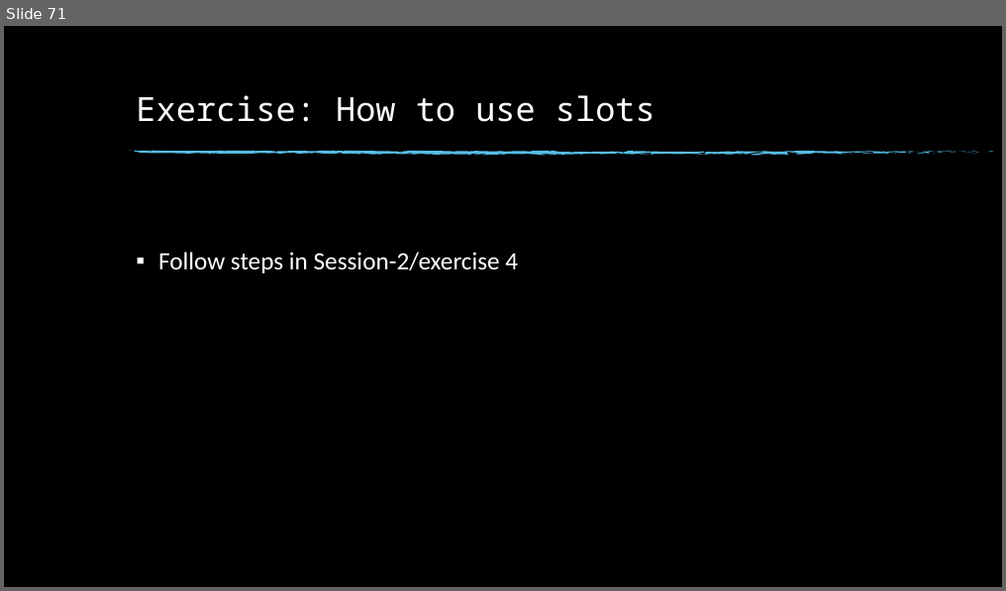
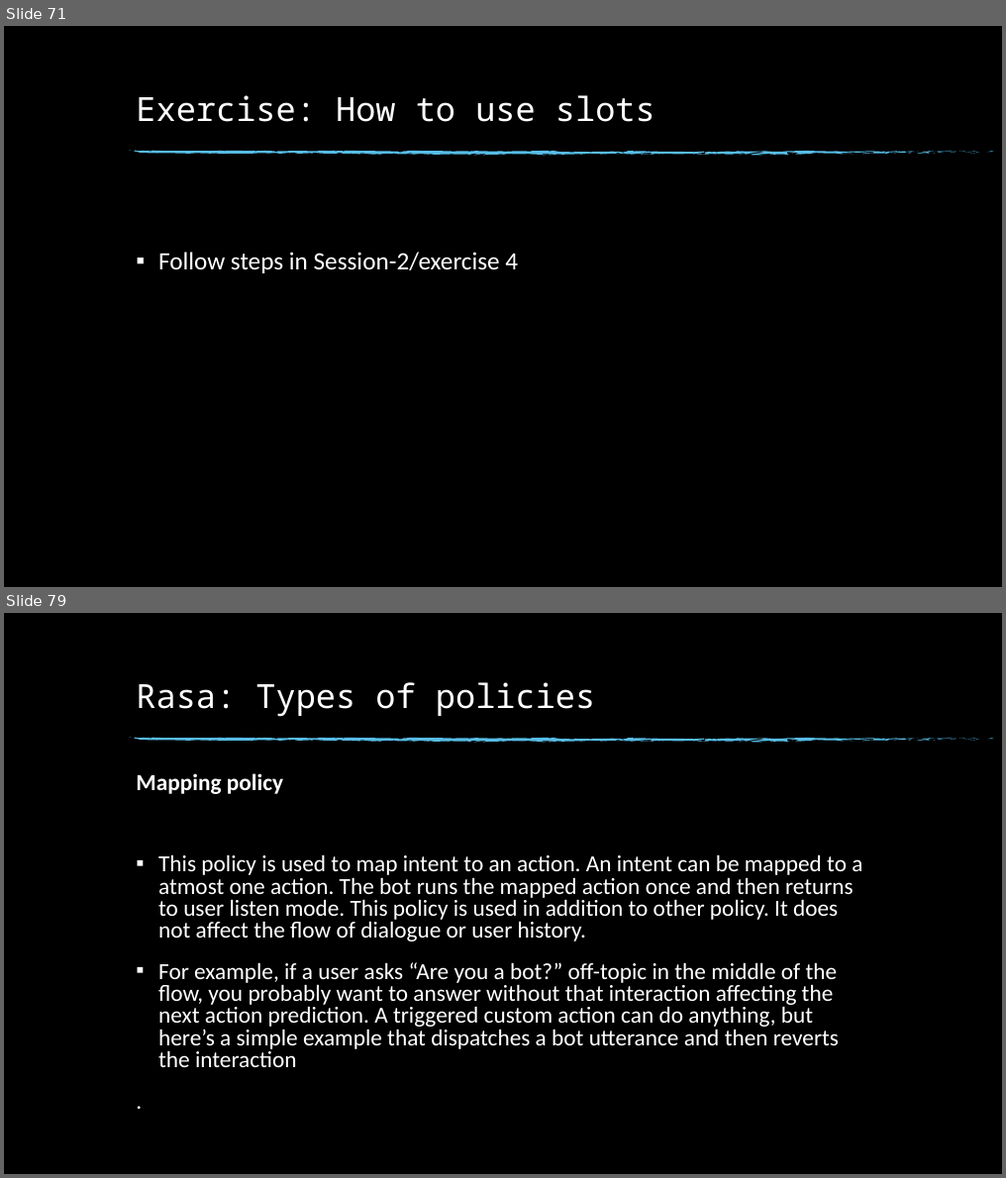
Before and after one commit to dinesh19aug/rasa-workshop, a slide deck: Natural Language Processing Workshop.pptx. Shown one above the other, each under a label of ours: slide 71 before the commit, slides 71 and 79 after it; the slides between them are not shown. The pictures are 1006x591 and 1006x1178 pixels, drawn with LibreOffice and Linux fonts; fonts in the diff are those of the drawing; background and template pictures are left out. Boxes give left, top, right and bottom in pixels: in the first picture for what was removed or moved away, otherwise in the second. Text is boxed around its words. In the diff, an @@ line names an element or a change of style, - is before the commit and + after.

```diff
--- a/Natural Language Processing Workshop.pptx
+++ b/Natural Language Processing Workshop.pptx
@@ slide 79 added at (4,613,1002,1174), background picture (left out); not listed: 74 template elements that a slide beside it also shows @@
@@ title added at (136,682,595,717), 32 pt, text #FFFFFF @@
+Rasa: Types of policies
@@ text added at (136,773,862,1067), 22.2 pt, text #FFFFFF @@
+Mapping policy
+▪ This policy is used to map intent to an action. An intent can be mapped to a atmost one action. The bot runs the mapped action once and then returns to user listen mode. This policy is used in addition to other policy. It does not affect the flow of dialogue or user history.
+▪ For example, if a user asks “Are you a bot?” off-topic in the middle of the flow, you probably want to answer without that interaction affecting the next action prediction. A triggered custom action can do anything, but here’s a simple example that dispatches a bot utterance and then reverts the interaction
+.
```
Also in this commit, not shown: 11 other slides added, 32 other files.
